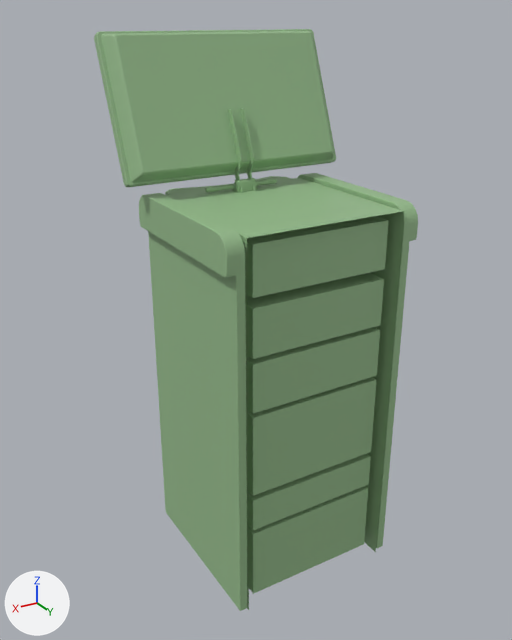
Before and after pictures for a commit that changed the FBX model Surgery Project - XR Prototype/Assets/Models/FurnitureModels/MonitorCart 1.fbx.
One viewpoint serves both versions: a camera (50 mm lens) standing at (0.253, 0.381, 0.243) and looking at (0.016, -0.013, 0.046). The lights are fixed; the arrows at lower left show +X, +Y and +Z. Where no turn or scale is listed for an object, it has been applied to the vertices. Vertices at the same position are counted once.

In view in the first picture: 'Furniture_MonitorCart_01:Furniture_MonitorCart_01'.
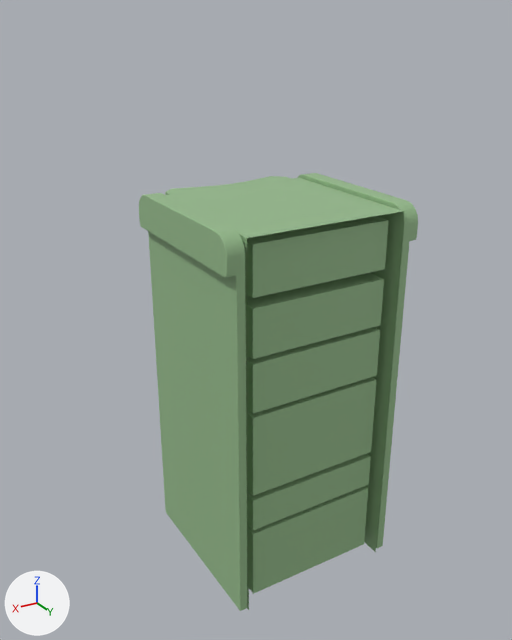
The newer file is also turned or shifted as a whole; pictures and numbers use the older file's frame.

Location of each change, [x1, y1, x2, y2] in pixels of the pictures (512 x 640 px):
'Furniture_MonitorCart_01:Furniture_MonitorCart_01', reshaped (14% narrower, 25% shorter)
    before: [94, 29, 418, 611]
    after: [139, 173, 418, 611]
part 1 of me_mesh, deleted (green)
    before: [94, 29, 336, 187]
part 2 of me_mesh, deleted
    before: [205, 179, 277, 192]
part 3 of me_mesh, deleted
    before: [232, 178, 256, 193]
part 4 of me_mesh, deleted
    before: [241, 108, 255, 191]
part 5 of me_mesh, deleted
    before: [228, 109, 243, 193]

The edits, one by one:
me_mesh has 1930 vertices, 1819 faces and spans x -0.075..0.093, y -0.073..0.073, z -0.185..0.181.
me_mesh is used by ob_furniture_monitorcart_01_furniture_monitorcart_01; location (0.0004, -0.0115, 0.0523).
me_mesh part 1: the loose piece of 121 vertices spanning x -0.072..0.093, y -0.073..-0.025, z 0.089..0.181 is deleted.
me_mesh part 2: the loose piece of 62 vertices spanning x -0.017..0.038, y -0.031..-0.028, z 0.081..0.085 is deleted.
me_mesh part 3: the loose piece of 29 vertices spanning x 0.003..0.018, y -0.032..-0.023, z 0.08..0.088 is deleted.
me_mesh part 4: the loose piece of 24 vertices spanning x 0.005..0.006, y -0.039..-0.02, z 0.079..0.133 is deleted.
me_mesh part 5: the loose piece of 24 vertices spanning x 0.015..0.016, y -0.039..-0.02, z 0.079..0.133 is deleted.
